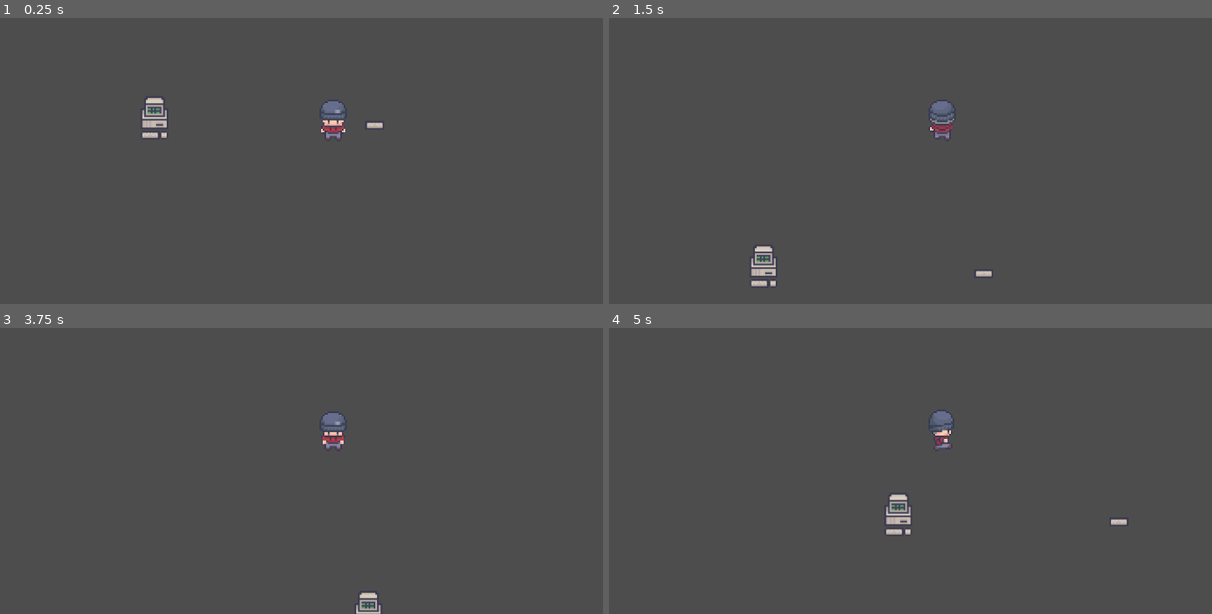
Above: before the commit, frames 1-4 (two rows, left to right).
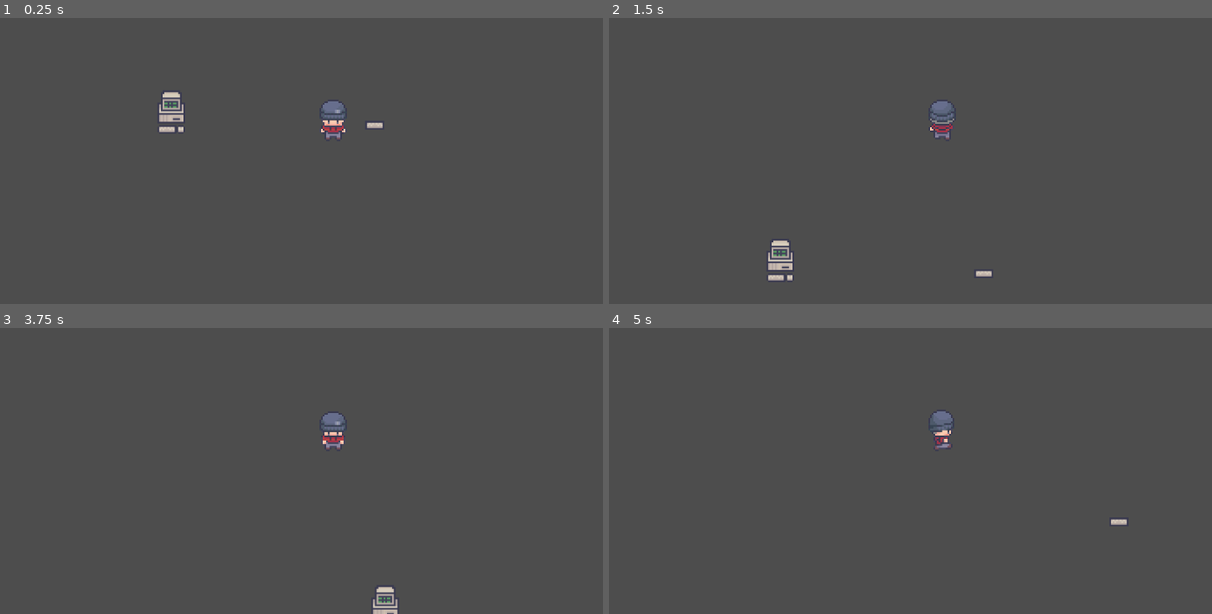
Above: after the commit, the same moments.

Repository: DaDave/JameGam-49
Game: Godot game, scene res://scenes/test.tscn
Same seed, same stepped clock (60 frames per second), same inputs: the game is played once before the commit and once after it.
Inputs:
- Up to frame 1 (0.25 s): no input
- Up to frame 2 (1.5 s): tap Enter (player_interact) at 0.5, 1.35 s; hold Up (player_up) from 0.53 s (still down); tap Space (player_dodge) at 0.6 s
- Up to frame 3 (3.75 s): release Up (player_up) at 2.03 s; hold Left (player_left) 2.03-3.53 s; tap Space (player_dodge) at 2.1, 2.75, 3.6 s; tap Enter (player_interact) at 2.85, 3.5 s; hold S (player_down) from 3.53 s (still down)
- Up to frame 4 (5 s): release S (player_down) at 4.28 s; hold D (player_right) from 4.28 s (still down); tap Enter (player_interact) at 4.35 s

The runs differ from the first frame. In frame 1, 0.7% of the frame differs, in the area x 23-31%, y 25-42%; in frame 2, 0.6%; in frame 3, 0.4%; in frame 4, 0.4%.
Error in both runs: Cannot call method 'show' on a null value. (res://scenes/game_manager/game_manager.gd:62)

Commit message:
simple explosion animation

Diff:
--- a/scenes/explosiv_object/computer/computer.tscn
+++ b/scenes/explosiv_object/computer/computer.tscn
@@ -1,9 +1,10 @@
-[gd_scene load_steps=8 format=3 uid="uid://dqbmqn2l31phi"]
+[gd_scene load_steps=9 format=3 uid="uid://dqbmqn2l31phi"]
 
 [ext_resource type="Script" uid="uid://dxdfmoeggswbv" path="res://scenes/explosiv_object/explosion_object.gd" id="1_bn8ib"]
 [ext_resource type="PackedScene" uid="uid://c8twy8ul1endc" path="res://scenes/projectiles/keyboard/keyboard.tscn" id="2_0ncj0"]
 [ext_resource type="Texture2D" uid="uid://x8y7nron08qg" path="res://scenes/explosiv_object/computer/computer.png" id="2_ad2hb"]
 [ext_resource type="PackedScene" uid="uid://dgy83dqvvt4wc" path="res://scenes/projectiles/mouse/mouse.tscn" id="3_hp3h1"]
+[ext_resource type="PackedScene" uid="uid://cuf5i3takrtbw" path="res://scenes/explosiv_object/explosion_particles.tscn" id="5_x8w0s"]
 
 [sub_resource type="SpriteFrames" id="SpriteFrames_x8w0s"]
 animations = [{
@@ -22,16 +23,18 @@
 [sub_resource type="RectangleShape2D" id="RectangleShape2D_hp3h1"]
 size = Vector2(48, 74)
 
-[node name="Computer" type="Node2D" node_paths=PackedStringArray("collision_area", "danger_area")]
+[node name="Computer" type="Node2D" node_paths=PackedStringArray("collision_area", "danger_area", "explosion_particles")]
 script = ExtResource("1_bn8ib")
 collision_area = NodePath("Collision_Area2D")
 danger_area = NodePath("Danger_Area2D")
 projectile_angle_deg = 30
 projectile_objects = Array[Resource]([ExtResource("2_0ncj0"), ExtResource("3_hp3h1")])
+explosion_particles = [NodePath("ExplosionGPUParticles2D")]
 pixel_for_explosion = 100
 metadata/_custom_type_script = "uid://dxdfmoeggswbv"
 
 [node name="AnimatedSprite2D" type="AnimatedSprite2D" parent="."]
+unique_name_in_owner = true
 sprite_frames = SubResource("SpriteFrames_x8w0s")
 
 [node name="Danger_Area2D" type="Area2D" parent="."]
@@ -43,10 +46,13 @@
 debug_color = Color(1, 0.58431375, 0, 0.16862746)
 
 [node name="Collision_Area2D" type="Area2D" parent="."]
+unique_name_in_owner = true
 
 [node name="CollisionShape2D" type="CollisionShape2D" parent="Collision_Area2D"]
 shape = SubResource("RectangleShape2D_hp3h1")
 debug_color = Color(0, 0.6, 0.69803923, 0.22745098)
 
+[node name="ExplosionGPUParticles2D" parent="." instance=ExtResource("5_x8w0s")]
+
 [connection signal="body_entered" from="Danger_Area2D" to="." method="_on_danger_area_2d_body_entered"]
 [connection signal="body_exited" from="Danger_Area2D" to="." method="_on_danger_area_2d_body_exited"]
--- a/scenes/explosiv_object/explosion_object.gd
+++ b/scenes/explosiv_object/explosion_object.gd
@@ -14,6 +14,7 @@
 		projectile_angle_rad = deg_to_rad(value)
 var projectile_angle_rad:float
 @export var projectile_objects:Array[Resource]
+@export var explosion_particles:Array[GPUParticles2D]
 
 @export var pixel_for_explosion:int = 1000
 
@@ -34,14 +35,20 @@
 #region explode
 func _explode() -> void:
 	is_exploded = true
-	#_animate_explosion()
+	_animate_explosion()
 	_spawn_projectiles()
 
 func _animate_explosion() -> void:
-	#TODO: animate explosion
-	print("ExplosionObject - _animate_explosion")
-	#TODO: queue free after explosion finished => time? tween?
-	$"..".queue_free()
+	for gpu in explosion_particles:
+		gpu.emitting = true
+	_hide_on_explosion()
+
+	await get_tree().create_timer(2.0).timeout
+	queue_free()
+
+func _hide_on_explosion():
+	%AnimatedSprite2D.visible = false
+	%Collision_Area2D.collision_layer = 0
 
 func _spawn_projectiles() -> void:
 	for count in count_per_projectile:
@@ -64,7 +71,6 @@
 	projectile.global_rotation = direction
 	projectile.movement_vector = movement_vector.rotated(direction)
 
-	#TODO: add to parent or something else => else projectiles will be removed on queue_free()
 	self.add_child(projectile)
 
 func _calculate_angle(count) -> float:
@@ -74,7 +80,6 @@
 		pos_neg = -1
 
 	var return_angle: float = projectile_angle_rad * amount * pos_neg
-	#print(str("Count: ", count, " - Winkel: ", projectile_angle_deg, " - Winkel Rad: ", projectile_angle_rad, " - Anzahl: ", amount, " - pos_neg: ", pos_neg, " - calc: ", return_angle))
 	return return_angle
 #endregion
 
--- a/scenes/explosiv_object/explosion_object.tscn
+++ b/scenes/explosiv_object/explosion_object.tscn
@@ -2,5 +2,6 @@
 
 [ext_resource type="Script" uid="uid://dxdfmoeggswbv" path="res://scenes/explosiv_object/explosion_object.gd" id="1_thvt2"]
 
-[node name="Explosionobject" type="Node2D"]
+[node name="Explosionobject" type="Node2D" node_paths=PackedStringArray("explosion_particles")]
 script = ExtResource("1_thvt2")
+explosion_particles = [NodePath("")]
--- /dev/null
+++ b/scenes/explosiv_object/explosion_particles.tscn
@@ -0,0 +1,23 @@
+[gd_scene load_steps=2 format=3 uid="uid://cuf5i3takrtbw"]
+
+[sub_resource type="ParticleProcessMaterial" id="ParticleProcessMaterial_wmxbn"]
+lifetime_randomness = 0.2
+particle_flag_disable_z = true
+emission_shape = 3
+emission_box_extents = Vector3(3, 1, 1)
+direction = Vector3(10, 0, 0)
+spread = 180.0
+initial_velocity_min = 200.0
+initial_velocity_max = 300.0
+gravity = Vector3(0, 0, 0)
+linear_accel_min = 19.999998
+linear_accel_max = 79.99999
+scale_max = 3.0
+color = Color(0.87748265, 0.35417065, 3.85046e-07, 1)
+
+[node name="ExplosionGPUParticles2D" type="GPUParticles2D"]
+emitting = false
+amount = 20
+lifetime = 0.25
+one_shot = true
+process_material = SubResource("ParticleProcessMaterial_wmxbn")
--- a/scenes/test.tscn
+++ b/scenes/test.tscn
@@ -1,14 +1,11 @@
-[gd_scene load_steps=4 format=3 uid="uid://bi63vcjcntsty"]
+[gd_scene load_steps=5 format=3 uid="uid://bi63vcjcntsty"]
 
 [ext_resource type="PackedScene" uid="uid://dqbmqn2l31phi" path="res://scenes/explosiv_object/computer/computer.tscn" id="1_bl13t"]
 [ext_resource type="PackedScene" uid="uid://bv3co3tcjuqgx" path="res://scenes/player/Player.tscn" id="1_errlg"]
+[ext_resource type="PackedScene" uid="uid://cmk0jyd67nbj8" path="res://scenes/explosiv_object/explosion_object.tscn" id="3_74lek"]
 [ext_resource type="PackedScene" uid="uid://c8twy8ul1endc" path="res://scenes/projectiles/keyboard/keyboard.tscn" id="3_iyx0m"]
 
 [node name="Test" type="Node2D"]
-
-[node name="Computer" parent="." instance=ExtResource("1_bl13t")]
-position = Vector2(245, 233)
-pixel_for_explosion = 200
 
 [node name="Keyboard" parent="." instance=ExtResource("3_iyx0m")]
 position = Vector2(626, 246)
@@ -17,3 +14,9 @@
 [node name="Player" parent="." instance=ExtResource("1_errlg")]
 top_level = true
 position = Vector2(554, 231)
+
+[node name="Explosionobject" parent="." instance=ExtResource("3_74lek")]
+position = Vector2(616, 148)
+
+[node name="Computer" parent="." instance=ExtResource("1_bl13t")]
+position = Vector2(274, 223)
